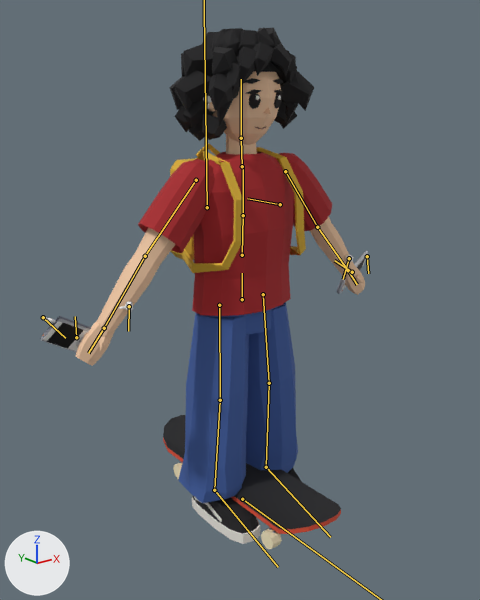
Before and after pictures for a commit that changed the glTF model assets/karakter/karakter.glb.
One viewpoint serves both versions: a 50 mm lens placed at (-1.217, -1.506, 1.306), pointed at (0.011, 0.029, 0.692). Lighting does not change. The marker at lower left points along +X, +Y and +Z. The picture after the commit comes second. The bones that change, and the others that lie on the model, are drawn over the model as lines.

In view in the first picture: 'Calar_L', 'Calar_R', 'KarakterMesh', 'KaykayMesh', 'Tomurcuk_El_L', 'Tomurcuk_El_R', 'Tomurcuk_Kulak_R'.
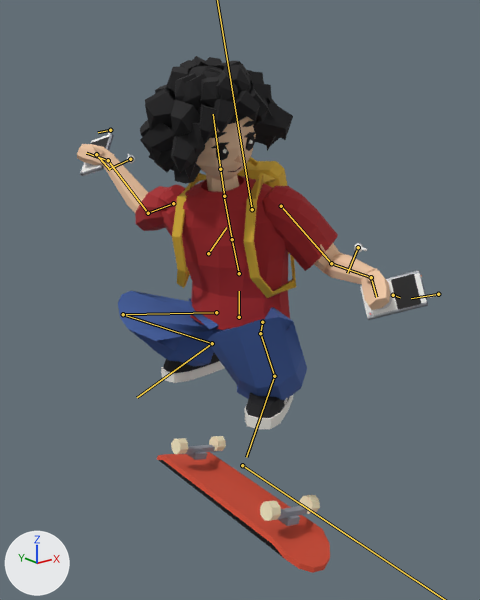
The newer file adds an action. The first version stands in its rest pose; the second is drawn at frame 5 of the action 'flip_ayna'.

Changed parts and their boxes (x1, y1, x2, y2) in the pictures (480 x 600 px):
'KarakterMesh', posed (8% wider, 28% shorter)
    before: (76, 27, 365, 544)
    after: (77, 56, 390, 429)
'KaykayMesh', posed
    before: (163, 415, 341, 549)
    after: (157, 436, 330, 573)
'Calar_L', posed (150% wider, 16% taller)
    before: (337, 251, 368, 294)
    after: (360, 270, 439, 320)
'Calar_R', posed
    before: (41, 316, 91, 352)
    after: (80, 129, 114, 176)
'Tomurcuk_El_R', posed (40% narrower, 17% shorter)
    before: (119, 301, 133, 312)
    after: (127, 154, 135, 163)
'Tomurcuk_El_L', posed
    before: (345, 255, 354, 263)
    after: (354, 243, 367, 253)
bone 'hips', root to tip
    before: (242, 299) to (242, 273)
    after: (239, 317) to (239, 291)
bone 'spine', root to tip
    before: (242, 255) to (243, 215)
    after: (239, 273) to (232, 239)
bone 'chest', root to tip
    before: (243, 215) to (243, 167)
    after: (232, 239) to (224, 196)
bone 'neck', root to tip
    before: (242, 166) to (241, 138)
    after: (224, 196) to (220, 169)
bone 'head', root to tip
    before: (241, 138) to (241, 79)
    after: (220, 169) to (213, 114)
bone 'upper_arm.L', root to tip
    before: (285, 171) to (317, 227)
    after: (281, 206) to (331, 263)
bone 'forearm.L', root to tip
    before: (317, 227) to (348, 270)
    after: (331, 263) to (371, 277)
bone 'hand.L', root to tip
    before: (348, 270) to (357, 284)
    after: (371, 277) to (376, 297)
bone 'upper_arm.R', root to tip
    before: (196, 180) to (145, 256)
    after: (173, 203) to (148, 213)
bone 'forearm.R', root to tip
    before: (145, 256) to (104, 328)
    after: (148, 213) to (108, 160)
bone 'hand.R', root to tip
    before: (104, 328) to (88, 353)
    after: (108, 160) to (86, 153)
bone 'thigh.L', root to tip
    before: (263, 294) to (269, 383)
    after: (262, 322) to (260, 333)
bone 'shin.L', root to tip
    before: (269, 383) to (266, 467)
    after: (260, 333) to (274, 376)
bone 'foot.L', root to tip
    before: (266, 467) to (330, 537)
    after: (274, 376) to (246, 457)
bone 'thigh.R', root to tip
    before: (219, 305) to (220, 400)
    after: (216, 312) to (123, 314)
bone 'shin.R', root to tip
    before: (220, 400) to (214, 490)
    after: (123, 314) to (212, 343)
bone 'foot.R', root to tip
    before: (214, 490) to (278, 567)
    after: (212, 343) to (137, 397)

What the commit changed:
Bone 'board' (bone_board) moves from (0.0, 0.0, 0.0) to (0.0, 0.0, 0.129).
Bone 'board' (bone_board) turns from (0, 0, 0) to (0, 164, 0) degrees about its own x, y and z.
Bone 'canta' (bone_canta) moves from (0.0, 0.0, 0.0) to (0.108, -0.006, 0.091).
Bone 'canta' (bone_canta) turns from (0, 0, 0) to (16, -60, 4) degrees about its own x, y and z.
Bone 'hips' (bone_hips) moves from (0.0, 0.0, 0.0) to (0.0, -0.06, -0.015).
Bone 'hips' (bone_hips) turns from (0, 0, 0) to (0, -72, 0) degrees about its own x, y and z.
Bone 'spine' (bone_spine) turns from (0, 0, 0) to (18, 6, 0) degrees about its own x, y and z.
Bone 'chest' (bone_chest) turns from (0, 0, 0) to (2, 6, 0) degrees about its own x, y and z.
Bone 'neck' (bone_neck) turns from (0, 0, 0) to (0, 24, 0) degrees about its own x, y and z.
Bone 'head' (bone_head) turns from (0, 0, 0) to (4, 26, 0) degrees about its own x, y and z.
Bone 'upper_arm.L' (bone_upper_arm_l) turns from (0, 0, 0) to (-1, -45, 17) degrees about its own x, y and z.
Bone 'forearm.L' (bone_forearm_l) turns from (0, 0, 0) to (-61, -29, -47) degrees about its own x, y and z.
Bone 'hand.L' (bone_hand_l) turns from (0, 0, 0) to (-15, 0, 30) degrees about its own x, y and z.
Bone 'upper_arm.R' (bone_upper_arm_r) turns from (0, 0, 0) to (-64, 127, -66) degrees about its own x, y and z.
Bone 'forearm.R' (bone_forearm_r) turns from (0, 0, 0) to (-45, 16, 37) degrees about its own x, y and z.
Bone 'hand.R' (bone_hand_r) turns from (0, 0, 0) to (-15, 0, -30) degrees about its own x, y and z.
Bone 'thigh.L' (bone_thigh_l) turns from (0, 0, 0) to (-83, -34, -30) degrees about its own x, y and z.
Bone 'shin.L' (bone_shin_l) turns from (0, 0, 0) to (141, -19, 7) degrees about its own x, y and z.
Bone 'foot.L' (bone_foot_l) turns from (0, 0, 0) to (-43, 7, 11) degrees about its own x, y and z.
Bone 'thigh.R' (bone_thigh_r) turns from (0, 0, 0) to (-31, 32, 65) degrees about its own x, y and z.
Bone 'shin.R' (bone_shin_r) turns from (0, 0, 0) to (136, 18, -8) degrees about its own x, y and z.
Bone 'foot.R' (bone_foot_r) turns from (0, 0, 0) to (-56, -32, -39) degrees about its own x, y and z.
